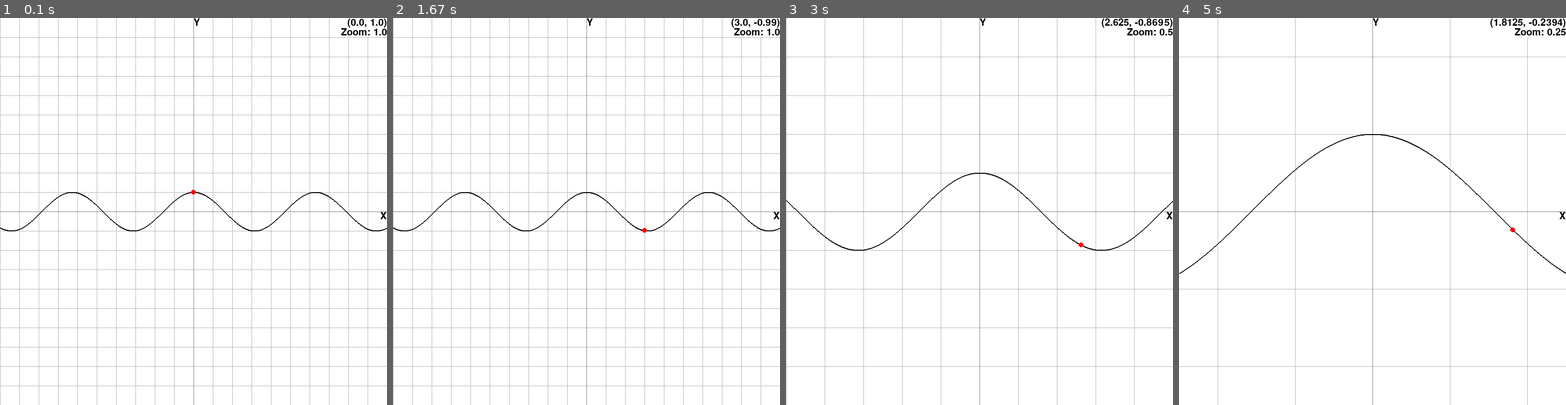
Above: before the commit, frames 1-4 (left to right).
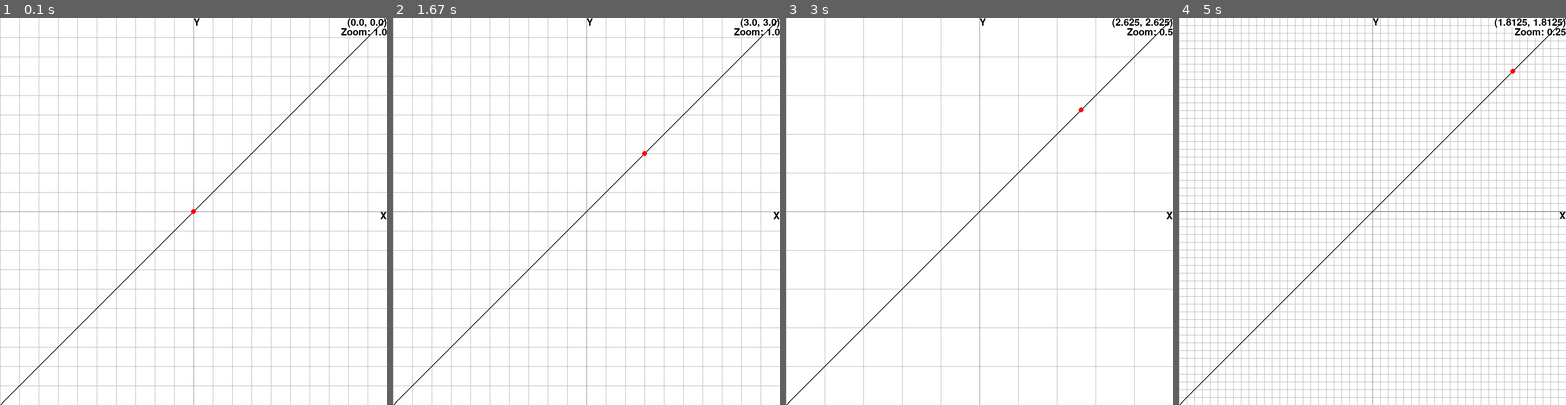
Above: after the commit, the same moments.

Repository: LogicMass621/python
Game: pygame game, started from graphing.py
The game is run twice, just before and just after one commit, with the same random seed, the same clock (stepped at 60 frames per second) and the same inputs.
Inputs:
- Up to frame 1 (0.1 s): no input
- Up to frame 2 (1.67 s): hold Right 0.33-0.8 s; hold Right 0.83-1.3 s; hold Left from 1.33 s (still down)
- Up to frame 3 (3 s): release Left at 1.87 s; hold Left 1.9-2.3 s; tap - at 2.05 s; hold Right 2.33-2.97 s
- Up to frame 4 (5 s): hold Left 3-3.47 s; hold Right 3.5-3.97 s; tap - at 3.65 s; hold Right 4-4.47 s; hold Left from 4.5 s (still down)

The runs differ from the first frame. In frame 1, 0.5% of the frame differs, in the area x 0-100%, y 0-100%; in frame 2, 0.6%; in frame 3, 0.7%; in frame 4, 12%.

Commit message:
scale grid lines

Diff:
--- a/graphing.py
+++ b/graphing.py
@@ -4,7 +4,7 @@
 import math
 
 def compute_y(x):
-    return math.cos(x)
+    return x
 
 black = [0, 0, 0]
 red = [255, 0, 0]
@@ -72,6 +72,7 @@
 
 
 def render():
+    print("render")
     global sx
     global sy
     global moveIncrement
@@ -96,19 +97,30 @@
     # y label
     screen.blit(textY, tran(0, MaxY))
 
+    print("gridExp",
+          graphWidth,
+          math.log(graphWidth,10),
+          math.floor(math.log(graphWidth,10))-1)
+
+    gridExp = math.floor(math.log(graphWidth,10))-1
+    gridFactor = math.pow(10,gridExp)
+
+    print("gridFactor",gridExp,gridFactor)
+
+    # vertical grid lines
+    gridX = round(MinX/gridFactor, 0) * gridFactor
+    while gridX < MaxX:
+        #print("gridX",gridX,MinY,MaxY)
+        pygame.draw.line(screen, gridColor, tran(
+            gridX, MinY), tran(gridX, MaxY), 1)
+        gridX = gridX + gridFactor
+
     # horizontal grid lines
-    gridY = round(MinY, 0)
+    gridY = round(MinY/gridFactor, 0) * gridFactor
     while gridY < MaxY:
         pygame.draw.line(screen, gridColor, tran(
             MinX, gridY), tran(MaxX, gridY), 1)
-        gridY = gridY + 1
-
-    # vertical grid lines
-    gridX = round(MinX, 0)
-    while gridX < MaxX:
-        pygame.draw.line(screen, gridColor, tran(
-            gridX, MinY), tran(gridX, MaxY), 1)
-        gridX = gridX + 1
+        gridY = gridY + gridFactor
 
     # x-axis
     pygame.draw.line(screen, axisColor, tran(MinX, 0), tran(MaxX, 0), 1)
@@ -125,7 +137,7 @@
     # prints zoom amount
     zoomAmount = graphWidth/initialWidth
     textZoom = font.render(
-        'Zoom: '+str(round(zoomAmount, 4)), True, black, white)
+        'Zoom: '+str(zoomAmount), True, black, white)
     textZoomWidth = textZoom.get_width() / sx
     textZoomX = MaxX - textZoomWidth
     textZoomY = MaxY - textTraceHeight
